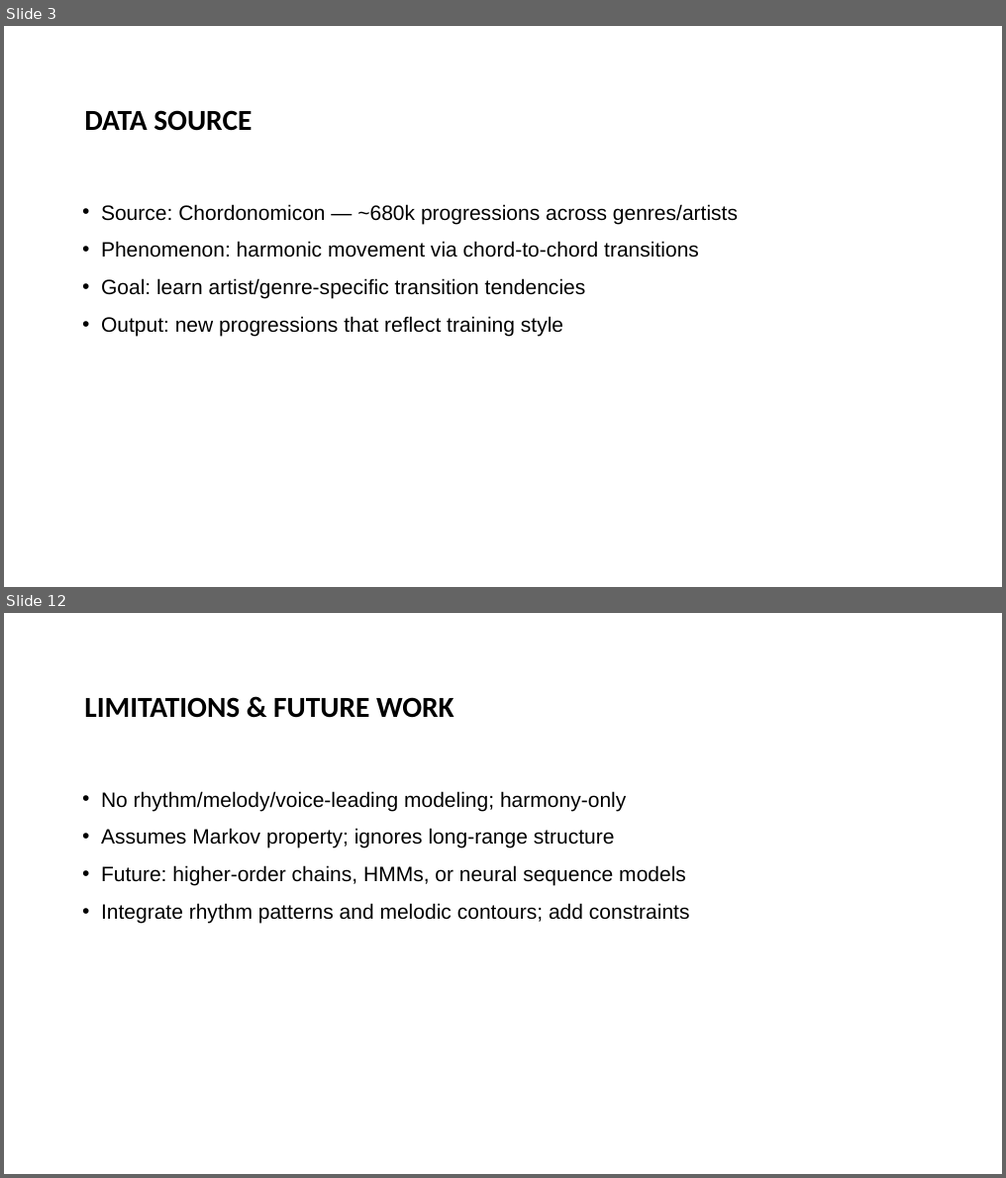
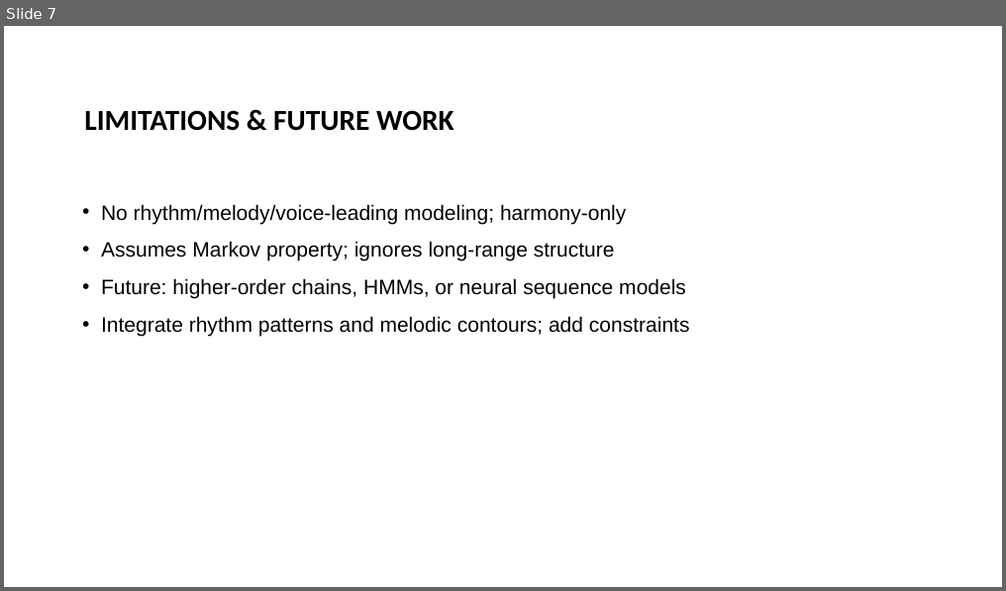
Before and after one commit to andersone17/MARKOV_MUSIC_GENERATOR, a slide deck: C2_Markov_Music_Generator_Presentation.pptx. Shown one above the other, each under a label of ours: slides 3 and 12 before the commit, slide 7 after it; the slides between them are not shown. The pictures are 1006x1178 and 1006x591 pixels, drawn with LibreOffice and Linux fonts; fonts in the diff are those of the drawing; background and template pictures are left out. Boxes give left, top, right and bottom in pixels: in the first picture for what was removed or moved away, otherwise in the second. Text is boxed around its words. In the diff, an @@ line names an element or a change of style, - is before the commit and + after.

```diff
--- a/C2_Markov_Music_Generator_Presentation.pptx
+++ b/C2_Markov_Music_Generator_Presentation.pptx
@@ slide 3 removed at box(4, 26, 1002, 587), background #FFFFFF @@
@@ title removed at box(84, 110, 252, 131) @@
-DATA SOURCE
@@ text removed at box(101, 204, 738, 337) @@
-• Source: Chordonomicon — ~680k progressions across genres/artists
-• Phenomenon: harmonic movement via chord-to-chord transitions
-• Goal: learn artist/genre-specific transition tendencies
-• Output: new progressions that reflect training style
@@ what was slide 12 is now slide 7 @@
```
Also in this commit, not shown: 5 slides changed, 2 slides added, 6 other slides removed.
